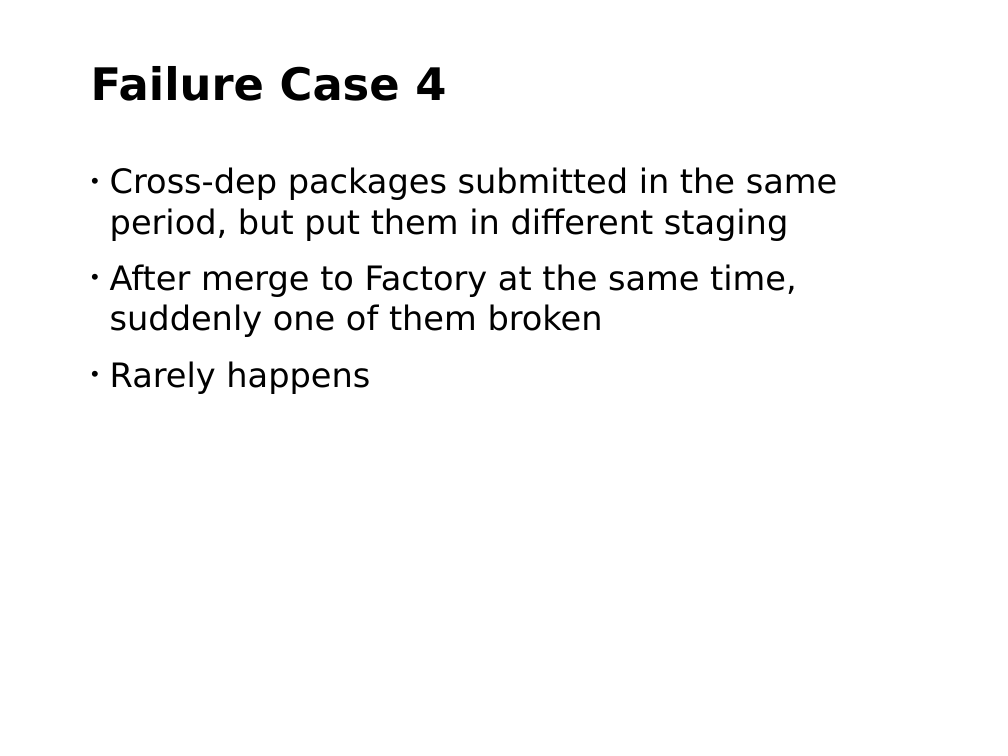
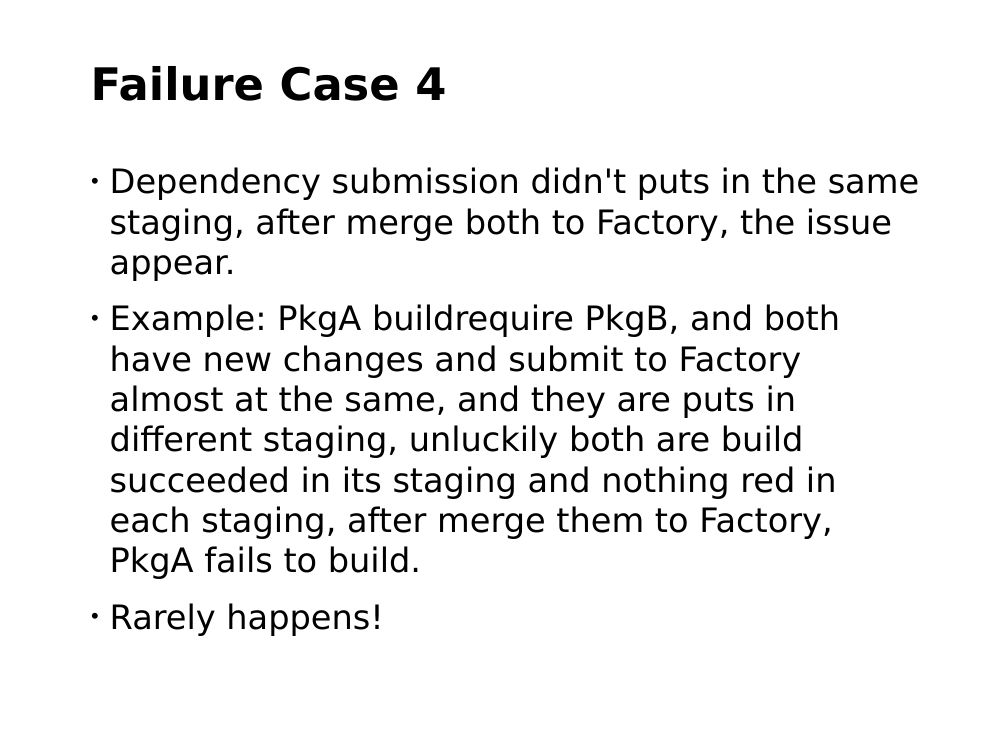
Before and after one commit to nilxam/labsconf_2015, a slide deck: slide 31 of labsconf_2015.odp. Drawn at 1008x756 pixels with LibreOffice and Linux fonts; fonts in the diff are those of the drawing; background and template pictures are left out. Boxes give left, top, right and bottom in pixels: in the first picture for what was removed or moved away, otherwise in the second. Text is boxed around its words. In the diff, an @@ line names an element or a change of style, - is before the commit and + after.

Commit message:
update

```diff
--- a/labsconf_2015.odp
+++ b/labsconf_2015.odp
@@ text at [110, 167, 919, 636]: text changed @@
-• Cross-dep packages submitted in the same period, but put them in different staging
-• After merge to Factory at the same time, suddenly one of them broken
-• Rarely happens
+• Dependency submission didn't puts in the same staging, after merge both to Factory, the issue appear.
+• Example: PkgA buildrequire PkgB, and both have new changes and submit to Factory almost at the same, and they are puts in different staging, unluckily both are build succeeded in its staging and nothing red in each staging, after merge them to Factory, PkgA fails to build.
+• Rarely happens!
```
Also in this commit, not shown: 5 other slides changed, 1 slide added, 1 slide removed.
